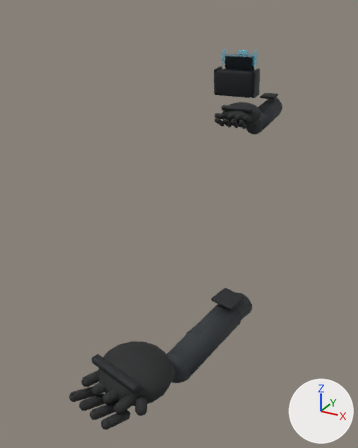
The Blender file art_src/viewmodels/operative_hands.blend as it was, and as the next commit left it.
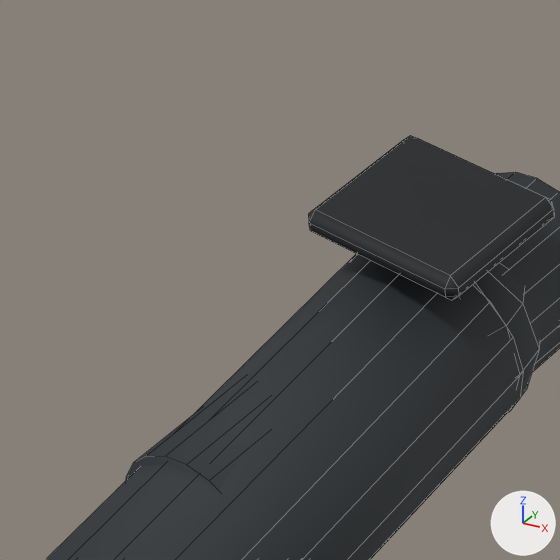
The first picture shows the older version from a 50 mm lens placed at (0.344, -0.905, 0.334), pointed at (-0.085, -0.127, -0.055). The close-ups show the older and then the newer version on the part from 47% to 69% of the width and 60% to 77% of the height of that picture. Only the edits that show in the close-ups are written down. The axes (+X, +Y, +Z) are drawn at lower right. The lights are the same throughout. The close-ups show mesh edges as thin lines.

In view in the first close-up: 'right_forearm_armor_plate', 'right_forearm_sleeve_round', 'right_sleeve_shaft', 'right_sleeve_tip_b'.
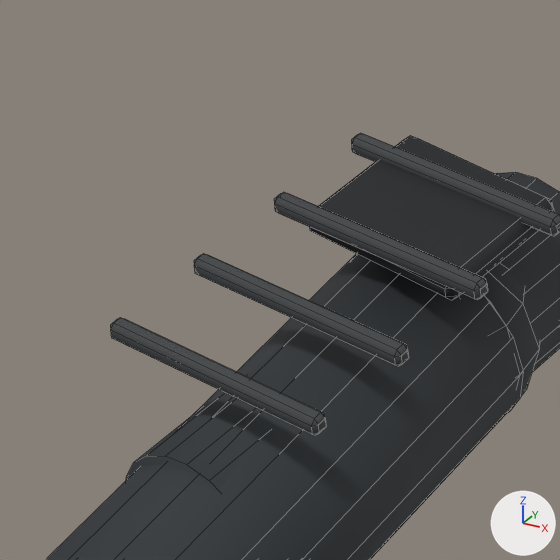
Location of each change, [x1, y1, x2, y2] in pixels of the close-ups (560 x 560 px):
'right_sleeve_fold_0', added
    after: [110, 317, 326, 435]
'right_sleeve_fold_1', added
    after: [194, 253, 408, 366]
'right_sleeve_fold_2', added
    after: [274, 192, 488, 300]
'right_sleeve_fold_3', added
    after: [351, 133, 560, 236]

What the commit changed:
Material 'VM_glove_stitching' (mat_vm_glove_stitching) is new.
Its base color is (0.055, 0.06, 0.064) (dark grey #424548).
Its roughness is 0.92.
Mesh me_cube_028 is new.
It is a box spanning x -0.0255..0.0255, y -0.002..0.002, z -0.002..0.002.
It uses material mat_vm_glove_stitching (dark grey #424548).
Object 'right_sleeve_fold_3' (ob_right_sleeve_fold_3) is new; it shows me_cube_028.
Its parent is ob_wrist_r.
Its location is (0.0, 0.135, 0.0214).
Its rotation in degrees is (0, 0, 3).
It gains a BEVEL modifier named 'contract_bevel'.
Modifier setting: width = 0.001.
Modifier setting: width_pct = 0.001.
It gains a WEIGHTED_NORMAL modifier named 'weighted_normals'.
Object 'right_sleeve_fold_2' (ob_right_sleeve_fold_2) is new; it shows a copy of me_cube_028.
Its parent is ob_wrist_r.
Its location is (0.0, 0.11, 0.0214).
Its rotation in degrees is (0, 0, 3).
It gains a BEVEL modifier named 'contract_bevel'.
Modifier setting: width = 0.001.
Modifier setting: width_pct = 0.001.
It gains a WEIGHTED_NORMAL modifier named 'weighted_normals'.
Object 'right_sleeve_fold_1' (ob_right_sleeve_fold_1) is new; it shows a copy of me_cube_028.
Its parent is ob_wrist_r.
Its location is (0.0, 0.0857, 0.0214).
Its rotation in degrees is (0, 0, 3).
It gains a BEVEL modifier named 'contract_bevel'.
Modifier setting: width = 0.001.
Modifier setting: width_pct = 0.001.
It gains a WEIGHTED_NORMAL modifier named 'weighted_normals'.
Object 'right_sleeve_fold_0' (ob_right_sleeve_fold_0) is new; it shows a copy of me_cube_028.
Its parent is ob_wrist_r.
Its location is (0.0, 0.0612, 0.0214).
Its rotation in degrees is (0, 0, 3).
It gains a BEVEL modifier named 'contract_bevel'.
Modifier setting: width = 0.001.
Modifier setting: width_pct = 0.001.
It gains a WEIGHTED_NORMAL modifier named 'weighted_normals'.
